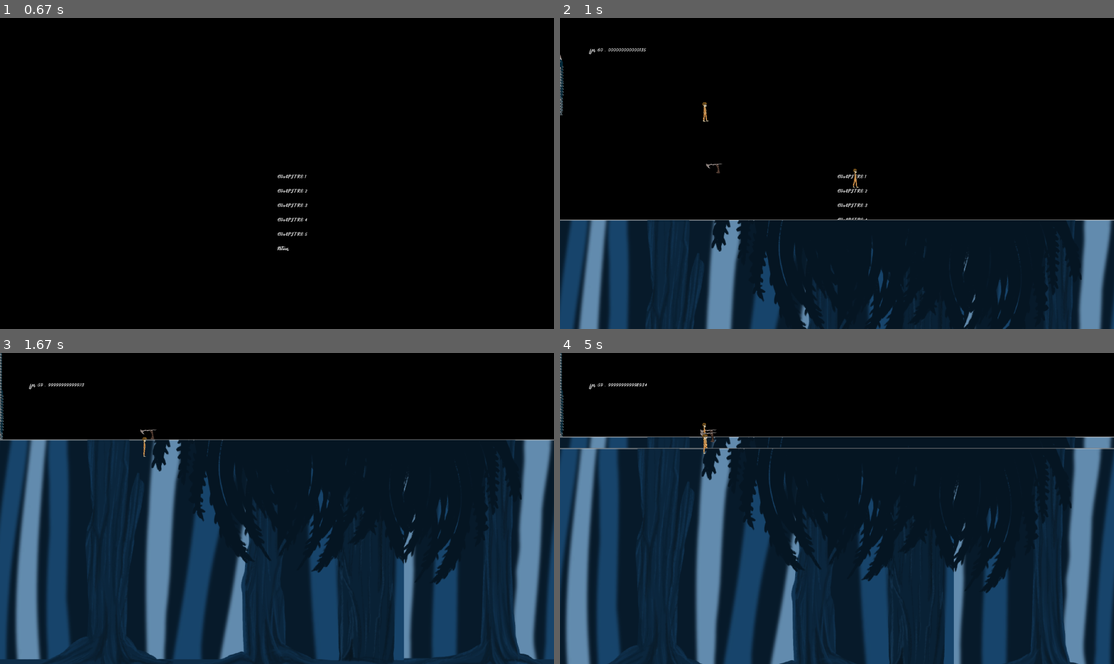
Above: before the commit, frames 1-4 (two rows, left to right).
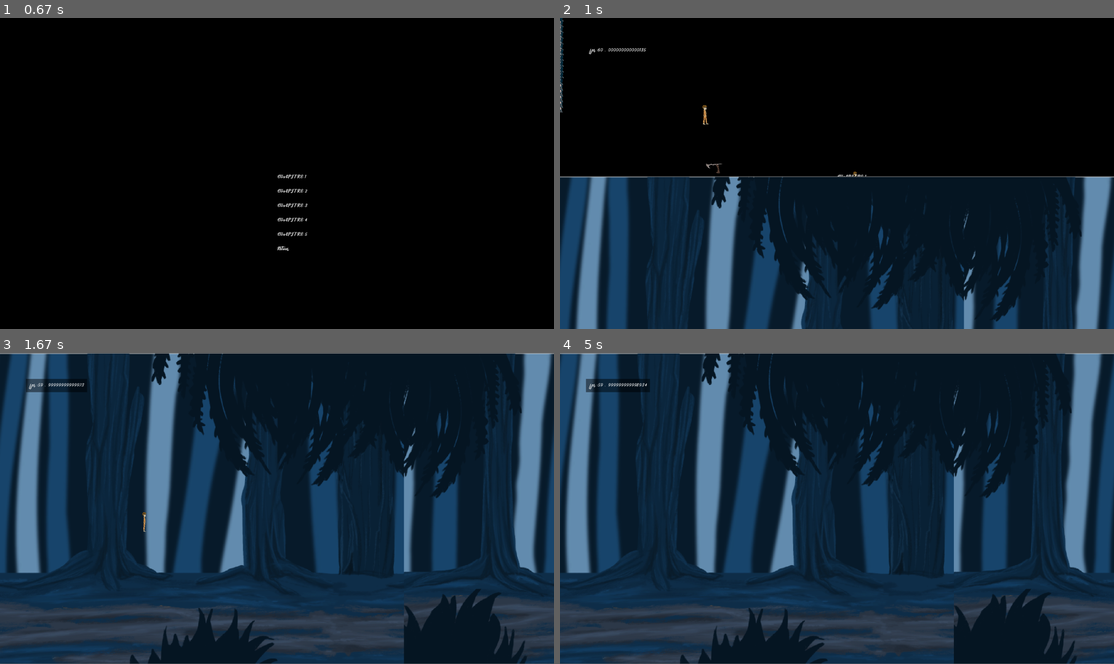
Above: after the commit, the same moments.

Repository: MomoCrash/gc-ministudio
Game: pygame game, started from main.py
The game is run twice, just before and just after one commit, with the same random seed, the same clock (stepped at 60 frames per second) and the same inputs.
Inputs (mouse positions are in pixels of both pictures, inside the frame that each line leads up to):
- Up to frame 1 (0.67 s): tap Enter at 0.33 s
- Up to frame 2 (1 s): click "CHAPITRE 1" at 0.72 s
- Up to frame 3 (1.67 s): press the mouse at (271, 589) at 1.03 s; move the mouse to (182, 511) at 1.13 s; release the mouse at (88, 433) at 1.27 s; right-click (182, 626) at 1.38 s
- Up to frame 4 (5 s): tap Space at 1.67 s; press the mouse at (742, 626) at 2.53 s; move the mouse to (742, 517) at 2.63 s; release the mouse at (737, 412) at 2.77 s; press the mouse at (742, 626) at 2.87 s; move the mouse to (776, 530) at 2.97 s; release the mouse at (814, 433) at 3.1 s; press the mouse at (742, 626) at 3.2 s; move the mouse to (853, 542) at 3.3 s; release the mouse at (964, 461) at 3.43 s; press the mouse at (742, 626) at 3.53 s; move the mouse to (737, 598) at 3.63 s; release the mouse at (737, 573) at 3.77 s; press the mouse at (742, 626) at 3.87 s; move the mouse to (787, 576) at 3.97 s; release the mouse at (831, 527) at 4.1 s; tap D at 4.5, 4.83 s

Frame 1 is identical in both runs. In frame 2, 22% of the frame differs, in the area x 0-100%, y 0-100%; in frame 3, 61%; in frame 4, 62%.

Commit message:
reactivé gravité

Diff:
--- a/entity.py
+++ b/entity.py
@@ -94,7 +94,6 @@
         self.timer_between_attack.update(dt)
 
 
-        self.velocity.y = 0
         self.transform.position += self.velocity
 
         if self.velocity.x < 0:
